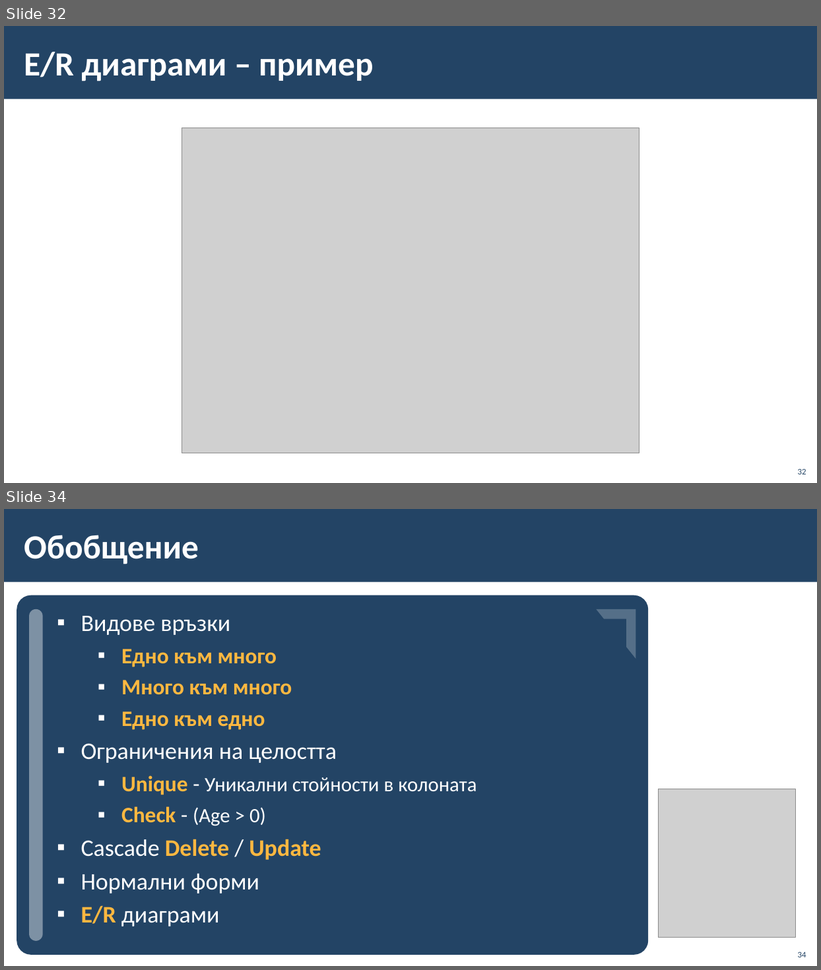
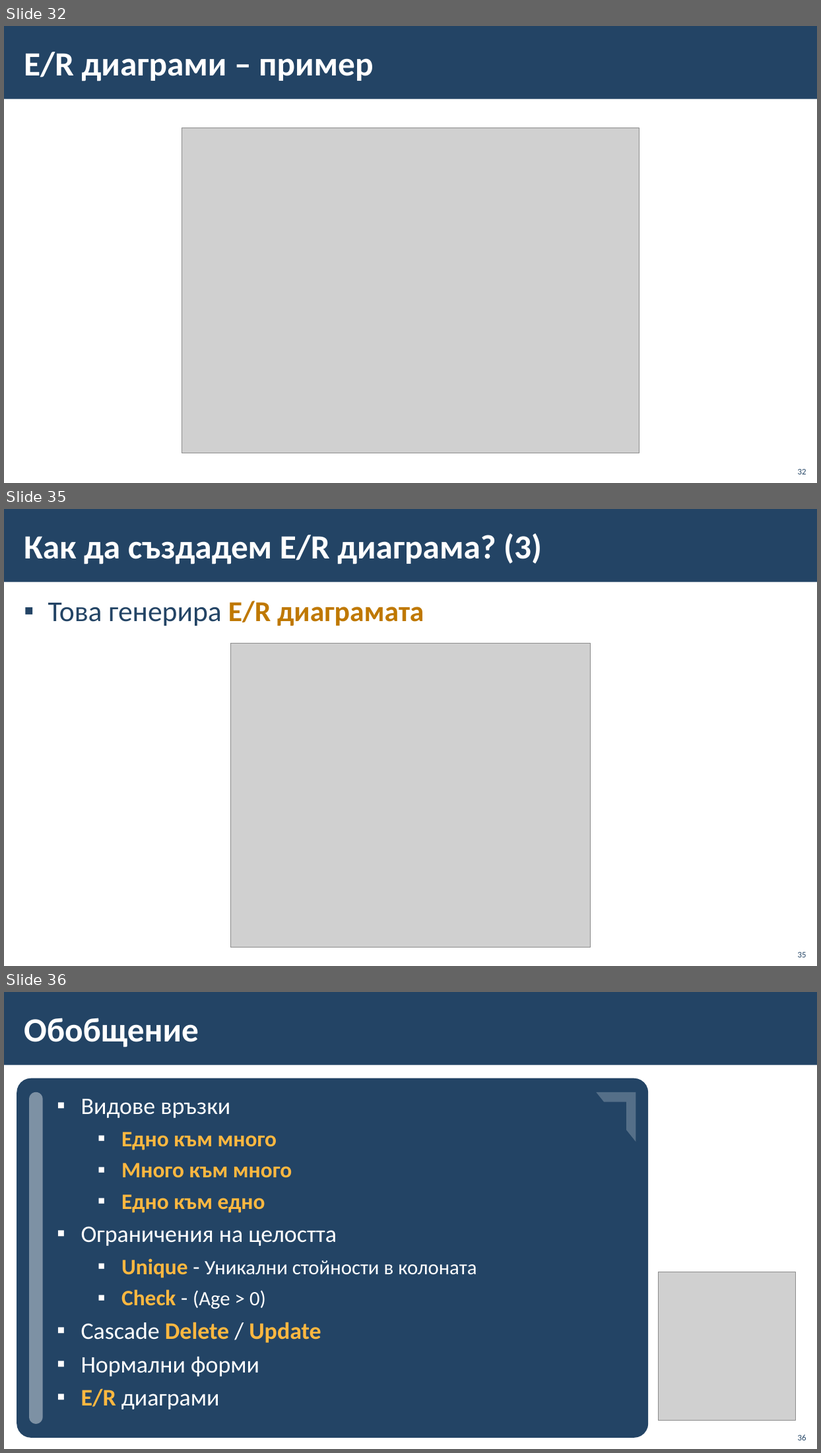
Before and after one commit to BG-IT-Edu/School-Programming, a slide deck: Courses/Software-Sciences/Module-3-Databases-New/07-Relationships-and-ER-Diagrams/07-Relationships-ER-Diagrams.pptx. Shown one above the other, each under a label of ours: slides 32 and 34 before the commit, slides 32, 35 and 36 after it; the slides between them are not shown. The pictures are 821x970 and 821x1453 pixels, drawn with LibreOffice and Linux fonts; fonts in the diff are those of the drawing; grey boxes stand for pictures; background and template pictures are left out. Boxes give left, top, right and bottom in pixels: in the first picture for what was removed or moved away, otherwise in the second. Text is boxed around its words. In the diff, an @@ line names an element or a change of style, - is before the commit and + after.

```diff
--- a/Courses/Software-Sciences/Module-3-Databases-New/07-Relationships-and-ER-Diagrams/07-Relationships-ER-Diagrams.pptx
+++ b/Courses/Software-Sciences/Module-3-Databases-New/07-Relationships-and-ER-Diagrams/07-Relationships-ER-Diagrams.pptx
@@ slide 35 added at (x1=4, y1=509, x2=817, y2=966), background #FFFFFF; not listed: 1 template element that a slide beside it also shows @@
@@ title added at (x1=24, y1=533, x2=542, y2=564), 40 pt, text #FFFFFF, bold @@
+Как да създадем E/R диаграма? (3)
@@ text added at (x1=48, y1=601, x2=424, y2=626), 34 pt, text #BF7800, bold @@
+▪ Това генерира E/R диаграмата
@@ picture added at (x1=231, y1=643, x2=591, y2=948) @@
@@ page number added at (x1=798, y1=952, x2=807, y2=958), 10 pt, text #234465 @@
+35
@@ what was slide 34 is now slide 36 @@
@@ page number at (x1=798, y1=1435, x2=807, y2=1441): text changed @@
-34
+36
```
Also in this commit, not shown: 3 other slides added, 2 slides removed.
